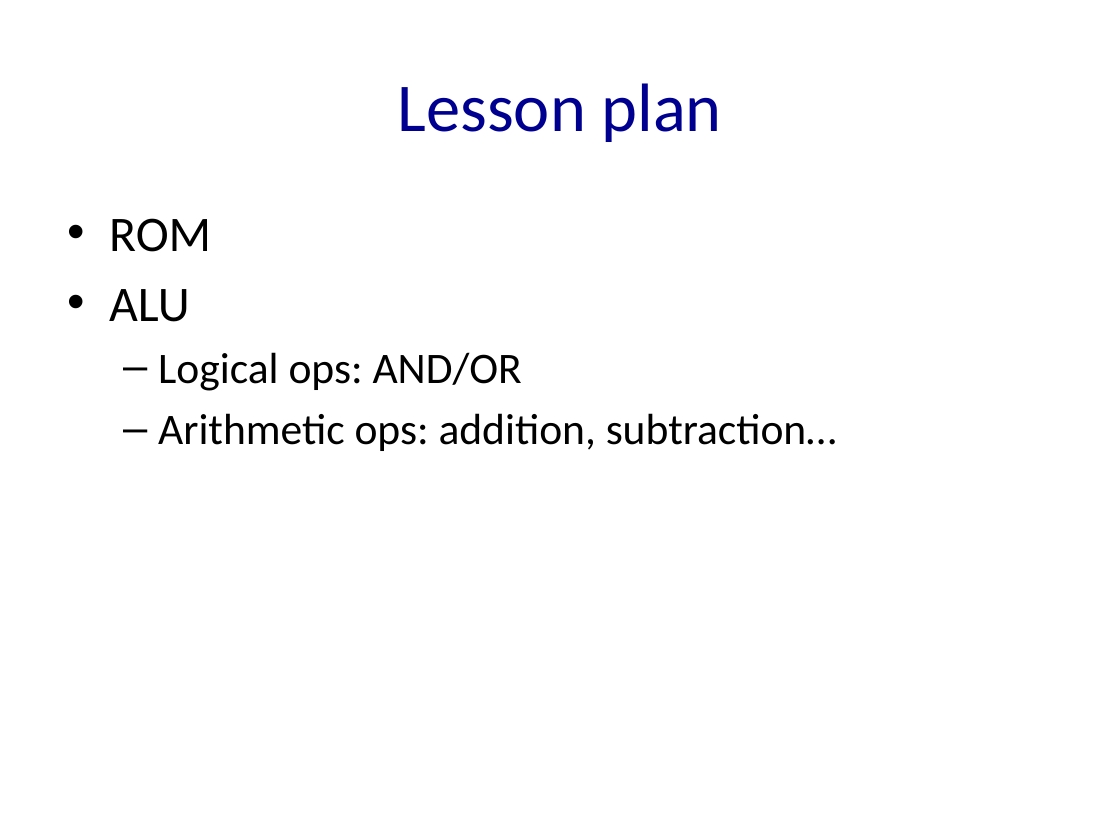
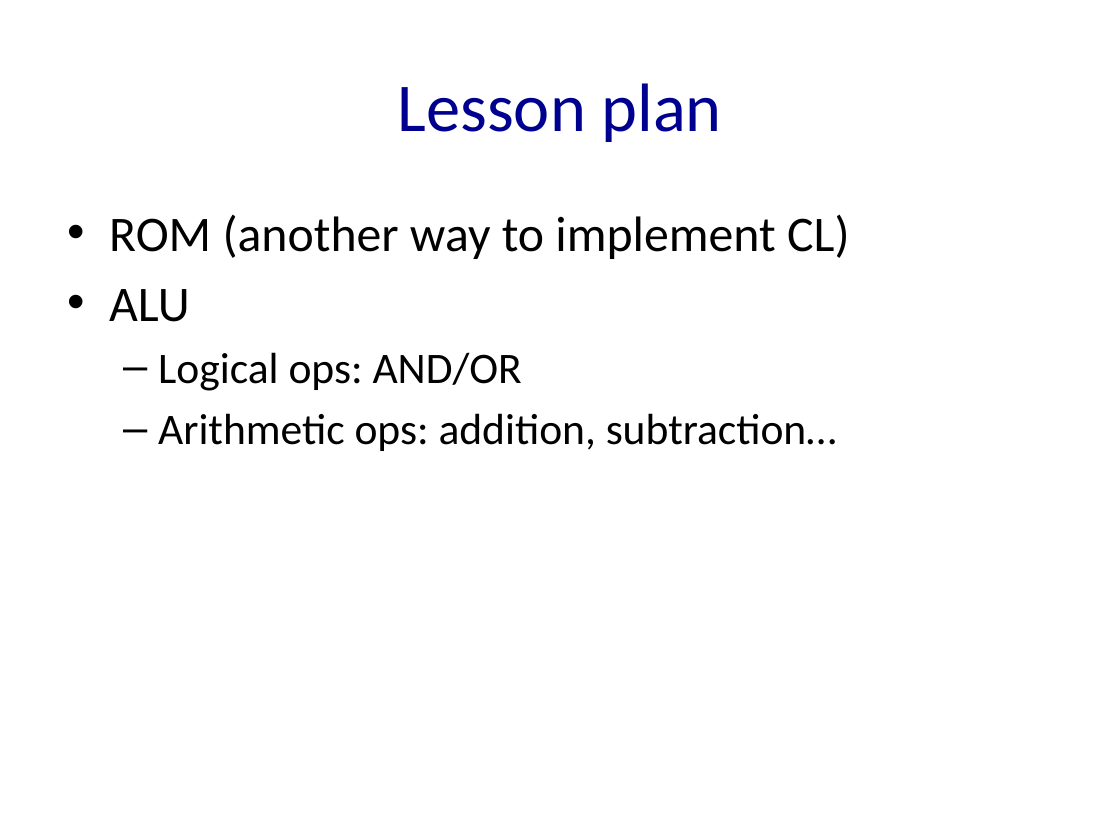
Before and after one commit to NYU-CSO/nyu-cso.github.io, a slide deck: slide 3 of notes/arch-alu.pptx. Drawn at 1120x840 pixels with LibreOffice and Linux fonts; fonts in the diff are those of the drawing. Boxes give left, top, right and bottom in pixels: in the first picture for what was removed or moved away, otherwise in the second. Text is boxed around its words. In the diff, an @@ line names an element or a change of style, - is before the commit and + after.

```diff
--- a/notes/arch-alu.pptx
+++ b/notes/arch-alu.pptx
@@ text at [109,214,850,259]: text changed @@
-• ROM
+• ROM (another way to implement CL)
```
Also in this commit, not shown: 10 other slides changed, 2 slides added, 1 other file.
